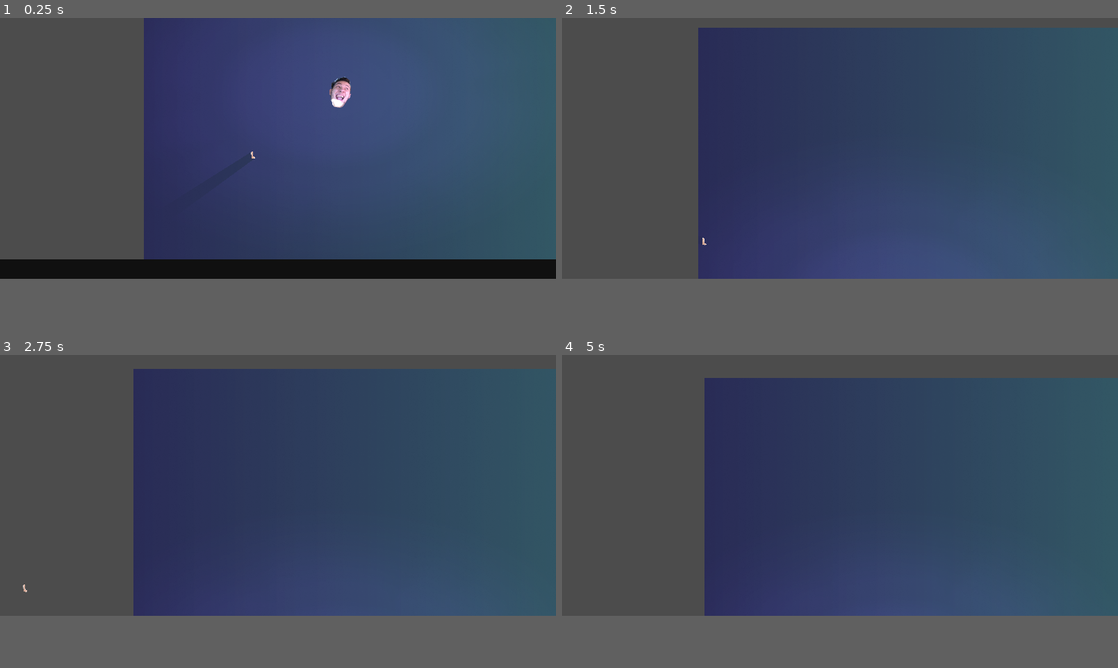
Above: before the commit, frames 1-4 (two rows, left to right).
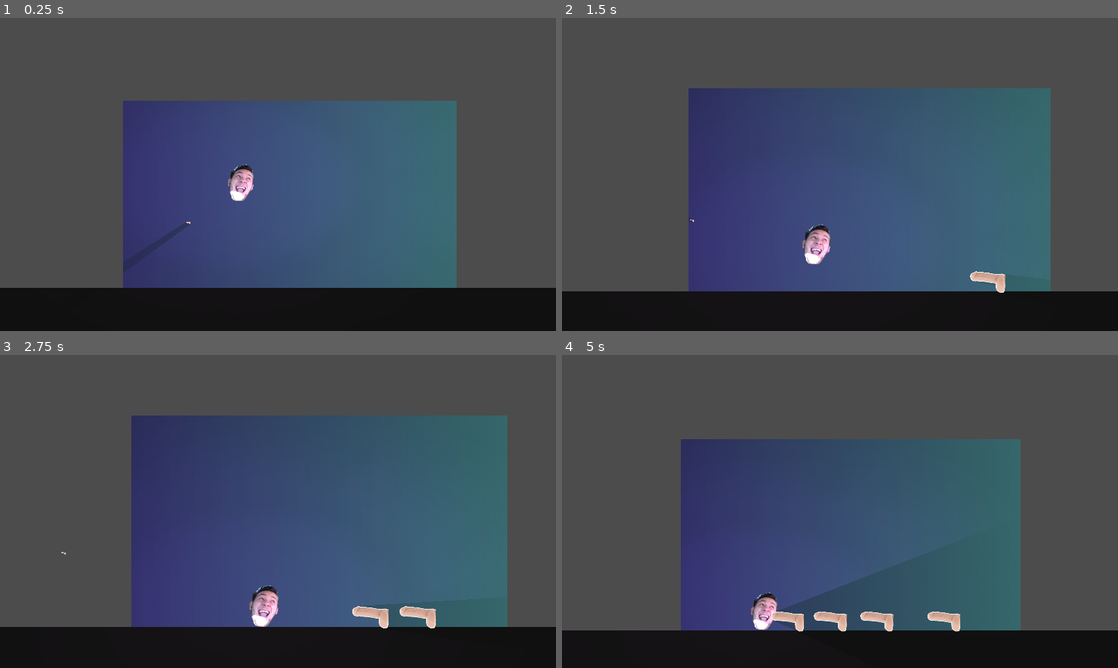
Above: after the commit, the same moments.

Repository: elleremo/ruslan_game
Game: Godot game, scene res://main.tscn
Two runs of this game, one before a commit and one after it. Both use one fixed random seed, a clock stepped at 60 frames per second and the inputs below.
Inputs:
- Up to frame 1 (0.25 s): no input
- Up to frame 2 (1.5 s): hold Space (space) 0.53-1.28 s; hold W (up) from 0.53 s (still down); tap Space (space) at 1.35 s
- Up to frame 3 (2.75 s): release W (up) at 2.03 s; hold Space (space) from 2.03 s (still down)
- Up to frame 4 (5 s): release Space (space) at 2.78 s; hold W (up) 2.78-4.28 s; tap Space (space) at 2.85, 4.35 s; hold Space (space) 3.53-4.28 s; tap W (up) at 4.52 s
In our replay, the window is 800x375 before the commit and 800x450 after it. These sizes can differ from the game's own. Grey fills any space a smaller window leaves; there, only what the larger window draws over its background counts as a difference.

The runs differ from the first frame. In frame 1, 52% of the frame differs, in the area x 0-100%, y 0-87%; in frame 2, 32%; in frame 3, 27%; in frame 4, 38%.
Error before the commit: Trying to assign value of type 'KinematicBody2D' to a variable of type 'KinematicBody'.

Commit message:
save

Diff:
--- a/game/ball.tscn
+++ b/game/ball.tscn
@@ -18,19 +18,21 @@
 var emmiter;
 var camera;
 
+
 # Called when the node enters the scene tree for the first time.
 func _ready() -> void:
 	DB.au = $s_up;
 	#emmiter = get_tree().root.get_node(\"/root/main/\")
 	#print('EM: ', emmiter)
-#	camera = DB.root.get_node('cube');
+	camera = $'my_camera'
+
 
 	pass # Replace with function body.
 
 
 
+var velocity = Vector2()
 
-var velocity = Vector2()
 
 func get_input():
 	velocity.x = 0
@@ -57,10 +59,12 @@
 	if left:
 		velocity.x = -speed
 
+
 func _process(delta):
 	#if is_on_floor() and !emmiter.list.empty():
 	#	print(emmiter.list[0].global_position.x<position.x)
 	get_input()
+#	camera.get_input()
 	velocity.y += gravity * delta * DB.slow;
 	#velocity.x *= delta
 	move_and_slide(velocity*DB.slow, Vector2(0, -1), true);
@@ -87,17 +91,17 @@
 
 
 void vertex() {
-// Вывод:0
+// Output:0
 
 }
 
 void fragment() {
-// Вывод:0
+// Output:0
 
 }
 
 void light() {
-// Вывод:0
+// Output:0
 
 }
 "
--- a/game/cube.tscn
+++ b/game/cube.tscn
@@ -22,7 +22,8 @@
 	position += velocity*DB.slow*delta;
 	#position.x += speed*delta * DB.slow
 	# Called every frame. 'delta' is the elapsed time since the previous frame.
-	pass"
+	pass
+"
 
 [sub_resource type="RectangleShape2D" id=4]
 extents = Vector2( 28.1554, 48.3729 )
@@ -46,18 +47,20 @@
 "
 
 [sub_resource type="OccluderPolygon2D" id=3]
-polygon = PoolVector2Array( -6.76138, -48.8613, 5.69145, -47.8846, 8.37736, -35.1876, 8.86571, -2.46837, 12.04, 19.7514, 27.1787, 21.9489, 34.9922, 30.7392, 35.4806, 44.657, 16.6792, 46.8546, -15.0633, 43.9245, -18.97, -32.7458, -15.3074, -43.4895 )
+polygon = PoolVector2Array( -6.73848, -51.0804, 5.69145, -47.8846, 8.37736, -35.1876, 8.86571, -2.46837, 12.04, 19.7514, 27.1787, 21.9489, 34.9922, 30.7392, 35.4806, 44.657, 16.6792, 46.8546, -15.0633, 43.9245, -18.97, -32.7458, -15.3074, -43.4895 )
 
 [node name="cube" type="KinematicBody2D"]
-scale = Vector2( 0.5, 0.5 )
+rotation = 1.61807
+scale = Vector2( 2, 2 )
 script = SubResource( 1 )
 
 [node name="CollisionPolygon2D" type="CollisionPolygon2D" parent="."]
-position = Vector2( -109.28, 4.2057 )
-scale = Vector2( 1.22629, 0.821786 )
+position = Vector2( -108.484, -11.1987 )
+scale = Vector2( 1.21521, -0.704865 )
 polygon = PoolVector2Array( 119.488, 51.4476, 76.8692, 51.8955, 75.3685, 2.62998, 74.7683, -58.2801, 85.8732, -65.446, 94.5771, -58.2801, 98.4788, 17.8575, 118.888, 21.8883 )
 
 [node name="CollisionShape2D" type="CollisionShape2D" parent="."]
+visible = false
 position = Vector2( 8.05772, -0.976685 )
 shape = SubResource( 4 )
 disabled = true
@@ -72,7 +75,10 @@
 position = Vector2( 8.18228, -1.0248 )
 scale = Vector2( 0.77971, 0.711213 )
 texture = ExtResource( 1 )
+flip_v = true
 script = SubResource( 2 )
 
 [node name="LightOccluder2D" type="LightOccluder2D" parent="."]
+position = Vector2( 0.141758, -3.18904 )
+scale = Vector2( 1.03259, -0.970293 )
 occluder = SubResource( 3 )
--- a/game/el_puff.tscn
+++ b/game/el_puff.tscn
@@ -1,6 +1,7 @@
-[gd_scene load_steps=4 format=2]
+[gd_scene load_steps=5 format=2]
 
-[ext_resource path="res://res/cube.png" type="Texture" id=1]
+[ext_resource path="res://res/light.png" type="Texture" id=1]
+[ext_resource path="res://res/spot.png" type="Texture" id=2]
 
 [sub_resource type="GDScript" id=1]
 script/source = "extends RigidBody2D
@@ -24,16 +25,20 @@
 extents = Vector2( 5, 5 )
 
 [node name="el_puff" type="RigidBody2D"]
-position = Vector2( 80, -20 )
 input_pickable = true
 gravity_scale = 2.0
 script = SubResource( 1 )
 
+[node name="Spot" type="Sprite" parent="."]
+position = Vector2( 4, 0 )
+scale = Vector2( 0.136168, 0.122986 )
+texture = ExtResource( 2 )
+
 [node name="Sprite" type="Sprite" parent="."]
-position = Vector2( -5, 5 )
-scale = Vector2( 0.05, 0.05 )
+position = Vector2( -4, -1.19209e-07 )
+scale = Vector2( 0.0153656, 0.00754679 )
 texture = ExtResource( 1 )
 
 [node name="CollisionShape2D" type="CollisionShape2D" parent="."]
-position = Vector2( -5, 5 )
+visible = false
 shape = SubResource( 2 )
--- a/game/emmiter.tscn
+++ b/game/emmiter.tscn
@@ -78,7 +78,7 @@
 	#	velocity.x = speed
 
 func push_cube():
-	var cube:KinematicBody = preload(\"res://cube.tscn\").instance();
+	var cube:KinematicBody2D = preload(\"res://cube.tscn\").instance();
 	var size_cube = cube.get_node(\"cube\").texture.get_size()
 	var offset_y = size_cube * cube.get_node(\"cube\").scale
 	#print(offset_y)
@@ -95,7 +95,8 @@
 	add_child(cube)
 	pass
 	#print(pos);
-	#add_child();            "
+	#add_child();
+"
 
 [node name="emmiter" type="Node2D"]
 script = SubResource( 1 )
--- a/game/main.tscn
+++ b/game/main.tscn
@@ -37,7 +37,8 @@
 
 
 # Called every frame. 'delta' is the elapsed time since the previous frame.
-                                                                                                                                                                                                                                                                                                                                                                                                                                          "
+
+"
 
 [sub_resource type="VisualShaderNodeColorConstant" id=2]
 output_port_for_preview = 0
@@ -46,6 +47,27 @@
 [sub_resource type="VisualShaderNodeTransformConstant" id=3]
 
 [sub_resource type="VisualShader" id=4]
+code = "shader_type spatial;
+render_mode specular_schlick_ggx, async_visible;
+
+
+
+
+void vertex() {
+// Output:0
+
+}
+
+void fragment() {
+// Output:0
+
+}
+
+void light() {
+// Output:0
+
+}
+"
 graph_offset = Vector2( -137.74, 54.945 )
 nodes/fragment/2/node = SubResource( 2 )
 nodes/fragment/2/position = Vector2( 60, 320 )
@@ -56,6 +78,27 @@
 shader = SubResource( 4 )
 
 [sub_resource type="VisualShader" id=6]
+code = "shader_type spatial;
+render_mode specular_schlick_ggx, async_visible;
+
+
+
+
+void vertex() {
+// Output:0
+
+}
+
+void fragment() {
+// Output:0
+
+}
+
+void light() {
+// Output:0
+
+}
+"
 graph_offset = Vector2( -35.46, 105.75 )
 
 [sub_resource type="ShaderMaterial" id=7]
@@ -70,14 +113,13 @@
 var ox = 0.0;
 var oy = 0.0;
 var z = zoom;
-var tosmal = .8
+var tosmal = .7
 # Called when the node enters the scene tree for the first time.
 func _ready():
 	#print('fdf')
 	pass # Replace with function body.
 
-func get_input():
-
+func get_input() -> void:
 
 	var space_down = Input.is_action_pressed(\"space\");
 	var space_up = Input.is_action_just_released(\"space\");
@@ -93,7 +135,7 @@
 		#print(offset)
 		ox = lerp(ox, 5, 0.01)
 		oy = lerp(oy, 5, 0.01)
-		offset = Vector2(rand_range(-ox,ox), rand_range(-oy,oy))
+#		offset = Vector2(rand_range(-ox,ox), rand_range(-oy,oy))
 
 		pass
 		#offset_h = rand_range(-1,1);
@@ -102,13 +144,15 @@
 	else:
 		ox = lerp(ox, 0, 0.03)
 		oy = lerp(oy, 0, 0.03)
-		offset = Vector2(rand_range(-ox,ox), rand_range(-oy,oy))
-		limit_bottom=800
+#		offset = Vector2(rand_range(-ox,ox), rand_range(-oy,oy))
+#		limit_bottom=800
 
 		zoom = zoom.linear_interpolate(z, .05);
 
+
+
 # Called every frame. 'delta' is the elapsed time since the previous frame.
-func _process(delta):
+func _process(delta: float):
 	get_input()
 	pass
 "
@@ -128,31 +172,28 @@
 scale = Vector2( 0.25, 0.25 )
 
 [node name="floor" parent="." instance=ExtResource( 3 )]
+self_modulate = Color( 0.968627, 0.0941176, 0.0941176, 1 )
 light_mask = 0
-position = Vector2( 960, 1220 )
+position = Vector2( 985, 1237 )
 
 [node name="ball" parent="." instance=ExtResource( 4 )]
 light_mask = 0
-position = Vector2( 678.051, 426.75 )
-scale = Vector2( 0.5, 0.5 )
-jump_speed = -700
+position = Vector2( 678, 425 )
+jump_speed = -900
 
 [node name="my_camera" type="Camera2D" parent="ball"]
 material = SubResource( 7 )
-position = Vector2( -429.911, 965.705 )
+position = Vector2( 8.94897, -13.75 )
+scale = Vector2( 0.997855, 1 )
 current = true
 process_mode = 0
-limit_left = -600
-limit_top = 400
-limit_right = 2500
-limit_bottom = 900
-limit_smoothed = true
+limit_left = -670
+limit_top = -476
+limit_right = 2491
+limit_bottom = 1286
+drag_margin_h_enabled = true
+drag_margin_v_enabled = true
 smoothing_enabled = true
-smoothing_speed = 2.0
-drag_margin_left = 0.0
-drag_margin_top = 0.0
-drag_margin_right = 0.0
-drag_margin_bottom = 1.0
 editor_draw_limits = true
 editor_draw_drag_margin = true
 script = SubResource( 8 )
@@ -169,10 +210,8 @@
 Mouse click"
 
 [node name="emmiter" parent="." instance=ExtResource( 5 )]
-position = Vector2( 1660.42, 1061 )
+position = Vector2( 1661, 1035 )
 
 [node name="music" type="AudioStreamPlayer2D" parent="."]
-visible = false
 stream = ExtResource( 6 )
-volume_db = -7.591
 autoplay = true
--- a/game/project.godot
+++ b/game/project.godot
@@ -10,7 +10,6 @@
 
 _global_script_classes=[  ]
 _global_script_class_icons={
-
 }
 
 [application]
@@ -26,9 +25,10 @@
 [display]
 
 window/size/width=1920
-window/size/height=900
+window/size/height=1080
 window/stretch/mode="2d"
 window/stretch/aspect="keep"
+window/stretch/shrink=0.6
 
 [input]
 
@@ -86,22 +86,22 @@
 }
 left={
 "deadzone": 0.5,
-"events": [ Object(InputEventKey,"resource_local_to_scene":false,"resource_name":"","device":0,"alt":false,"shift":false,"control":false,"meta":false,"command":false,"pressed":false,"scancode":65,"unicode":0,"echo":false,"script":null)
+"events": [ Object(InputEventKey,"resource_local_to_scene":false,"resource_name":"","device":0,"alt":false,"shift":false,"control":false,"meta":false,"command":false,"pressed":false,"scancode":65,"physical_scancode":0,"unicode":0,"echo":false,"script":null)
  ]
 }
 right={
 "deadzone": 0.5,
-"events": [ Object(InputEventKey,"resource_local_to_scene":false,"resource_name":"","device":0,"alt":false,"shift":false,"control":false,"meta":false,"command":false,"pressed":false,"scancode":68,"unicode":0,"echo":false,"script":null)
+"events": [ Object(InputEventKey,"resource_local_to_scene":false,"resource_name":"","device":0,"alt":false,"shift":false,"control":false,"meta":false,"command":false,"pressed":false,"scancode":68,"physical_scancode":0,"unicode":0,"echo":false,"script":null)
  ]
 }
 up={
 "deadzone": 0.5,
-"events": [ Object(InputEventKey,"resource_local_to_scene":false,"resource_name":"","device":0,"alt":false,"shift":false,"control":false,"meta":false,"command":false,"pressed":false,"scancode":87,"unicode":0,"echo":false,"script":null)
+"events": [ Object(InputEventKey,"resource_local_to_scene":false,"resource_name":"","device":0,"alt":false,"shift":false,"control":false,"meta":false,"command":false,"pressed":false,"scancode":87,"physical_scancode":0,"unicode":0,"echo":false,"script":null)
  ]
 }
 down={
 "deadzone": 0.5,
-"events": [ Object(InputEventKey,"resource_local_to_scene":false,"resource_name":"","device":0,"alt":false,"shift":false,"control":false,"meta":false,"command":false,"pressed":false,"scancode":83,"unicode":0,"echo":false,"script":null)
+"events": [ Object(InputEventKey,"resource_local_to_scene":false,"resource_name":"","device":0,"alt":false,"shift":false,"control":false,"meta":false,"command":false,"pressed":false,"scancode":83,"physical_scancode":0,"unicode":0,"echo":false,"script":null)
  ]
 }
 ml={
@@ -111,7 +111,7 @@
 }
 space={
 "deadzone": 0.5,
-"events": [ Object(InputEventKey,"resource_local_to_scene":false,"resource_name":"","device":0,"alt":false,"shift":false,"control":false,"meta":false,"command":false,"pressed":false,"scancode":32,"unicode":0,"echo":false,"script":null)
+"events": [ Object(InputEventKey,"resource_local_to_scene":false,"resource_name":"","device":0,"alt":false,"shift":false,"control":false,"meta":false,"command":false,"pressed":false,"scancode":32,"physical_scancode":0,"unicode":0,"echo":false,"script":null)
  ]
 }
 
Not shown, changed: game/export_presets.cfg
Not shown, added: index.apple-touch-icon.png
Not shown, added: index.audio.worklet.js
Not shown, added: index.icon.png
Not shown, changed: index.pck
Not shown, added: index.png
Not shown, changed: index.wasm
